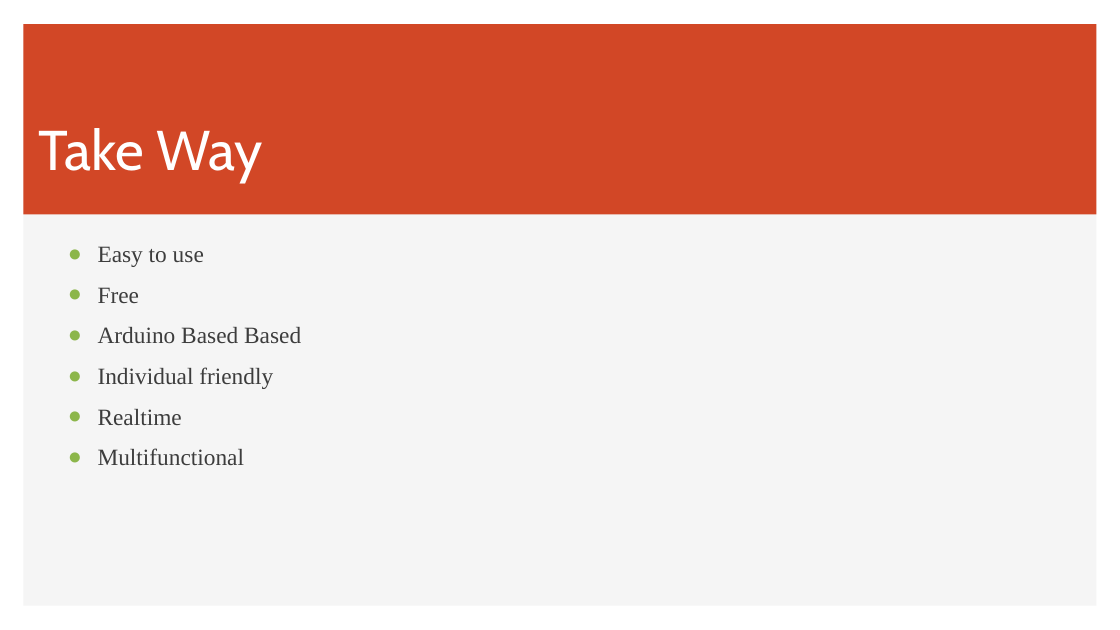
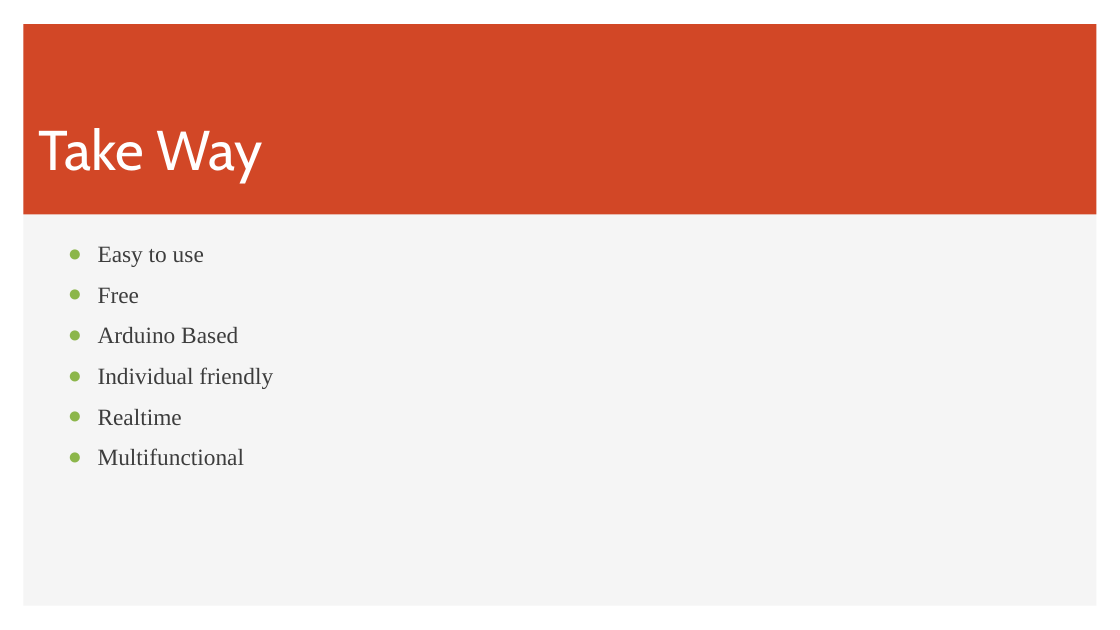
Before and after one commit to prajwollamichhane11/embeddedSystemProjectReport, a slide deck: slide 7 of Embedded System Presentation.pptx. Drawn at 1120x630 pixels with LibreOffice and Linux fonts; fonts in the diff are those of the drawing. Boxes give left, top, right and bottom in pixels: in the first picture for what was removed or moved away, otherwise in the second. Text is boxed around its words. In the diff, an @@ line names an element or a change of style, - is before the commit and + after.

```diff
--- a/Embedded System Presentation.pptx
+++ b/Embedded System Presentation.pptx
@@ text at (98,327,238,343): text changed @@
-● Arduino Based Based
+● Arduino Based
```
Also in this commit, not shown: 5 other slides changed, 3 slides added, 2 slides removed, 1 other file.
